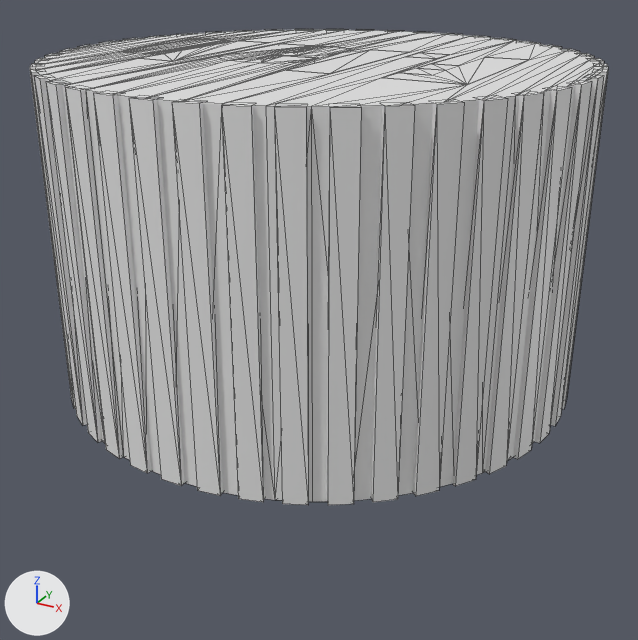
One commit to the Blender file LuxsonicTechVR/Assets/Objects/Button.blend: the scene before it, then after it.
The view is the same before and after, from a 50 mm camera at (0.201, -0.354, 0.127) aimed at (0.006, 0.0, -0.05). Lighting does not change. The marker at lower left points along +X, +Y and +Z. Mesh edges are drawn as thin lines.

Names of what the first picture shows: 'V2 knob'.
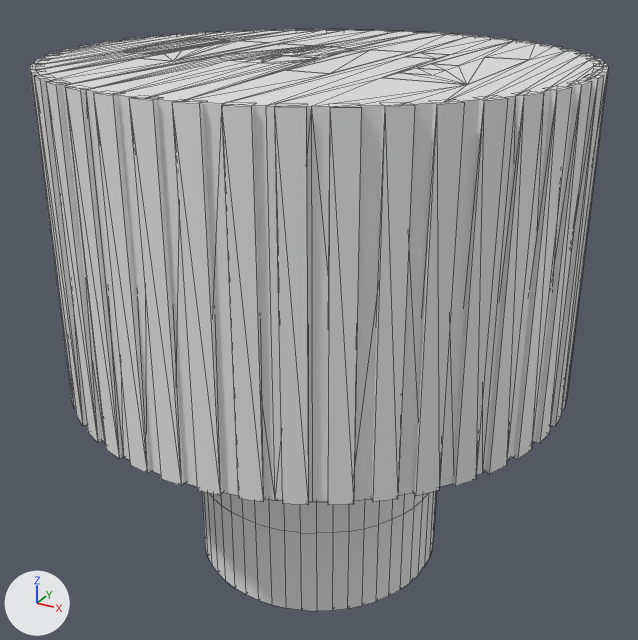
Boxes (x1, y1, x2, y2) around the edits, measured in the pictures (638 x 640 px):
'V2 knob', reshaped (22% taller)
    before: (30, 29, 608, 505)
    after: (30, 29, 608, 611)
part 1 of me_v2_knob, built on
    after: (202, 492, 436, 611)

What changed in the scene script:
```text
Change me_v2_knob:
    used by ob_v2_knob; location = (0.0, 0.0, 0.0); rotation_euler = (3.142, 0.0, 0.0), in degrees (180, 0, 0); scale = (0.01, 0.01, 0.01)
    remove me_v2_knob.from_pydata(...)  # 998 vertices, 1816 faces; spans x -11.6..12.8, y -12.1..12.3, z -7.7..9.3
    add me_v2_knob.from_pydata(...)  # 1208 vertices, 2026 faces; spans x -11.6..12.8, y -12.1..12.3, z -7.7..17.8
    me_v2_knob part 1
    105 faces are deleted
    105 new vertices lie (0.0, 0.0, 3.8) away from vertices in x -5.7..6.9, y -6.2..6.4, z 9.3
    105 new vertices lie (0.0, 0.0, 4.7) away from vertices in x -5.7..6.9, y -6.2..6.4, z 13.1
    315 new faces join them
```
